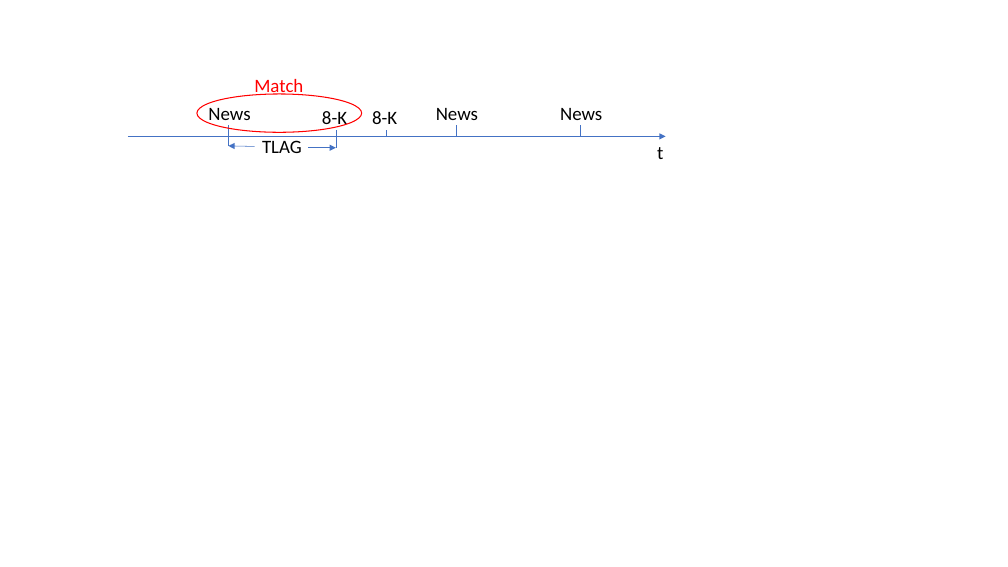
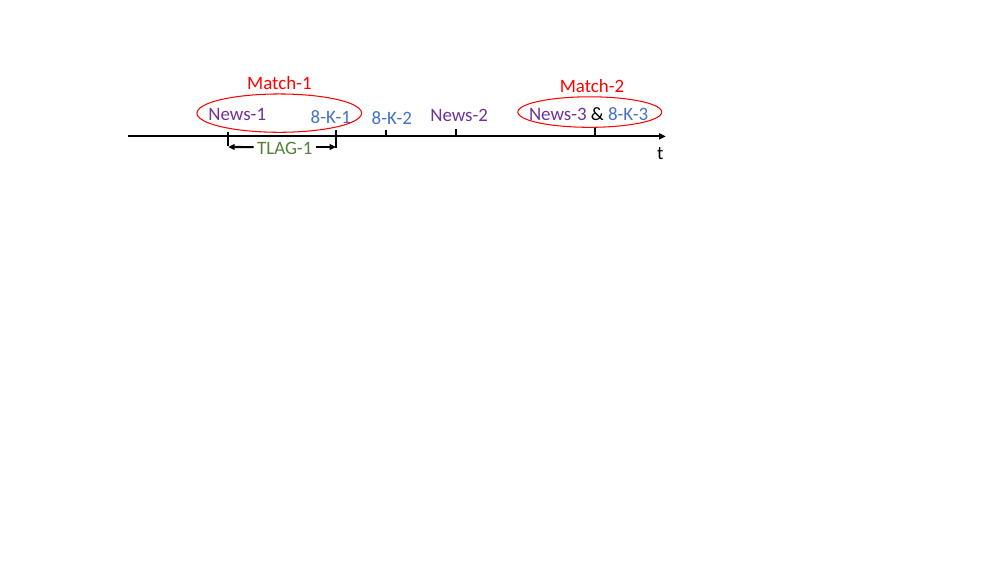
Before and after one commit to fengzhi22/narrative_conservatism, a slide deck: slide 5 of output/Figures.pptx. Drawn at 1008x567 pixels with LibreOffice and Linux fonts; fonts in the diff are those of the drawing. Boxes give left, top, right and bottom in pixels: in the first picture for what was removed or moved away, otherwise in the second. Text is boxed around its words. In the diff, an @@ line names an element or a change of style, - is before the commit and + after.

```diff
--- a/output/Figures.pptx
+++ b/output/Figures.pptx
@@ text at (x1=247, y1=76, x2=311, y2=95): text changed @@
-Match
+Match-1
@@ text added at (x1=560, y1=79, x2=624, y2=98), 18 pt, text #FF0000 @@
+Match-2
@@ text at (x1=208, y1=108, x2=266, y2=126): text changed; text colour #000000 to #7030A0 @@
-News
+News-1
@@ text at (x1=311, y1=110, x2=351, y2=128): text changed; text colour #000000 to #4472C4 @@
-8-K
+8-K-1
@@ text at (x1=372, y1=111, x2=412, y2=124): text changed; text colour #000000 to #4472C4 @@
-8-K
+8-K-2
@@ text at (x1=430, y1=108, x2=488, y2=121): text changed; text colour #000000 to #7030A0 @@
-News
+News-2
@@ ellipse added at (x1=518, y1=97, x2=662, y2=127), outline #FF0000 1 pt @@
@@ text at (x1=529, y1=104, x2=648, y2=125): text changed; text colour #000000 to #7030A0 @@
-News
+News-3 & 8-K-3
@@ arrow (128, 136) - (665, 136): stroke #4472C4 0.5 pt to #000000 2 pt @@
@@ line (228, 135) - (228, 146): stroke #4472C4 0.5 pt to #000000 2 pt @@
@@ arrow (254, 147) - (228, 147): stroke #4472C4 0.5 pt to #000000 2 pt @@
@@ line moved from (228, 125) - (228, 136) to (228, 132) - (228, 136) @@
@@ line (228, 132) - (228, 136): stroke #4472C4 0.5 pt to #000000 2 pt @@
@@ text at (x1=257, y1=141, x2=312, y2=154): text changed; text colour #000000 to #548235 @@
-TLAG
+TLAG-1
@@ arrow moved from (309, 147) - (336, 147) to (316, 147) - (336, 147) @@
@@ arrow (316, 147) - (336, 147): stroke #4472C4 0.5 pt to #000000 2 pt @@
@@ line (336, 130) - (336, 136): stroke #4472C4 0.5 pt to #000000 2 pt @@
@@ line (336, 136) - (336, 147): stroke #4472C4 0.5 pt to #000000 2 pt @@
@@ line (386, 130) - (386, 136): stroke #4472C4 0.5 pt to #000000 2 pt @@
@@ line moved from (456, 125) - (456, 136) to (456, 129) - (456, 136) @@
@@ line (456, 129) - (456, 136): stroke #4472C4 0.5 pt to #000000 2 pt @@
@@ line moved from (581, 125) - (581, 136) to (596, 128) - (596, 137) @@
@@ line (596, 128) - (596, 137): stroke #4472C4 0.5 pt to #000000 2 pt @@
```
Also in this commit, not shown: 3 other slides changed, 47 other files.
